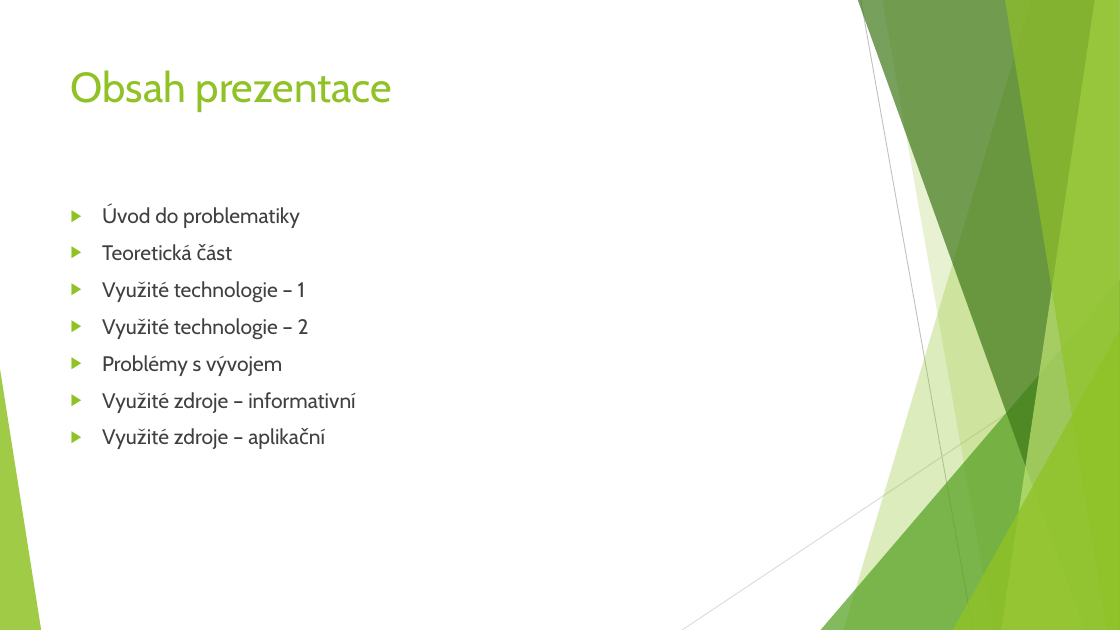
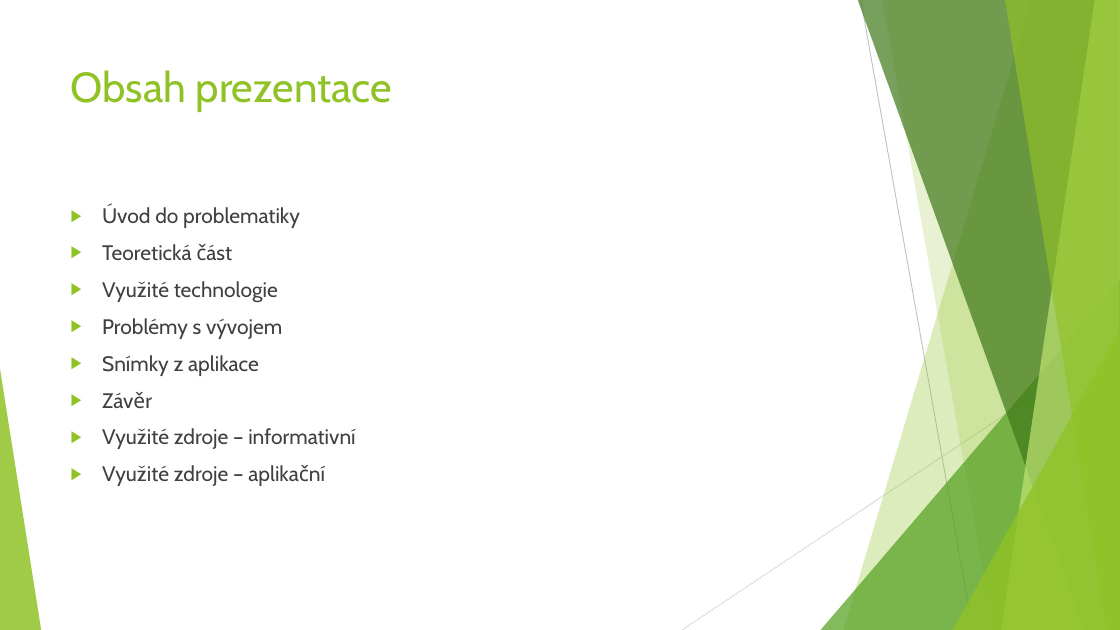
Before and after one commit to NiX3r/CoronaTracker, a slide deck: slide 2 of Documents/CoronaTracker.pptx. Drawn at 1120x630 pixels with LibreOffice and Linux fonts; fonts in the diff are those of the drawing. Boxes give left, top, right and bottom in pixels: in the first picture for what was removed or moved away, otherwise in the second. Text is boxed around its words. In the diff, an @@ line names an element or a change of style, - is before the commit and + after.

```diff
--- a/Documents/CoronaTracker.pptx
+++ b/Documents/CoronaTracker.pptx
@@ text at [102,281,278,303]: text changed @@
-▶ Využité technologie – 1
-▶ Využité technologie – 2
+▶ Využité technologie
@@ text at [102,355,259,376]: paragraphs added @@
+▶ Snímky z aplikace
+▶ Závěr
```
Also in this commit, not shown: 6 other slides changed, 7 slides added, 3 slides removed.
